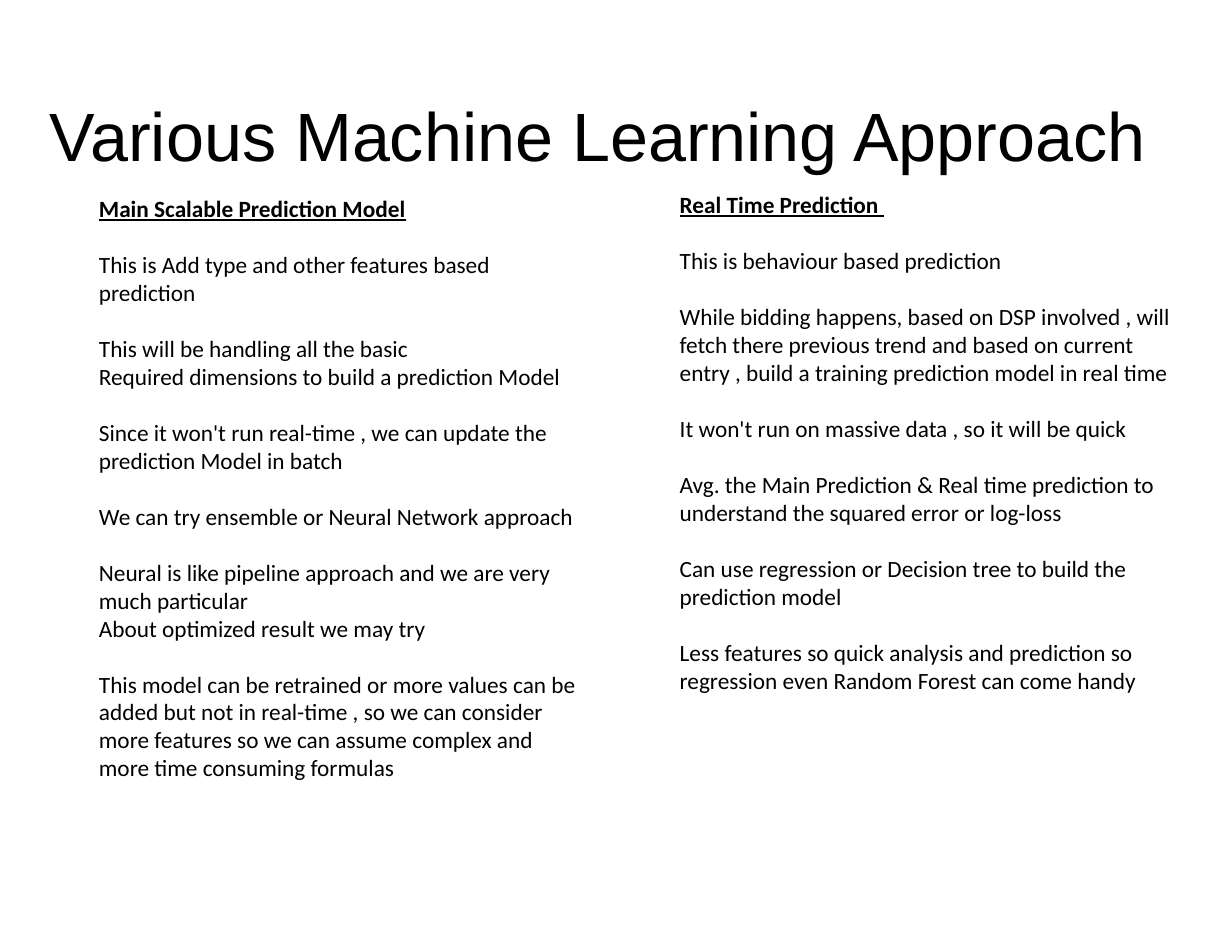
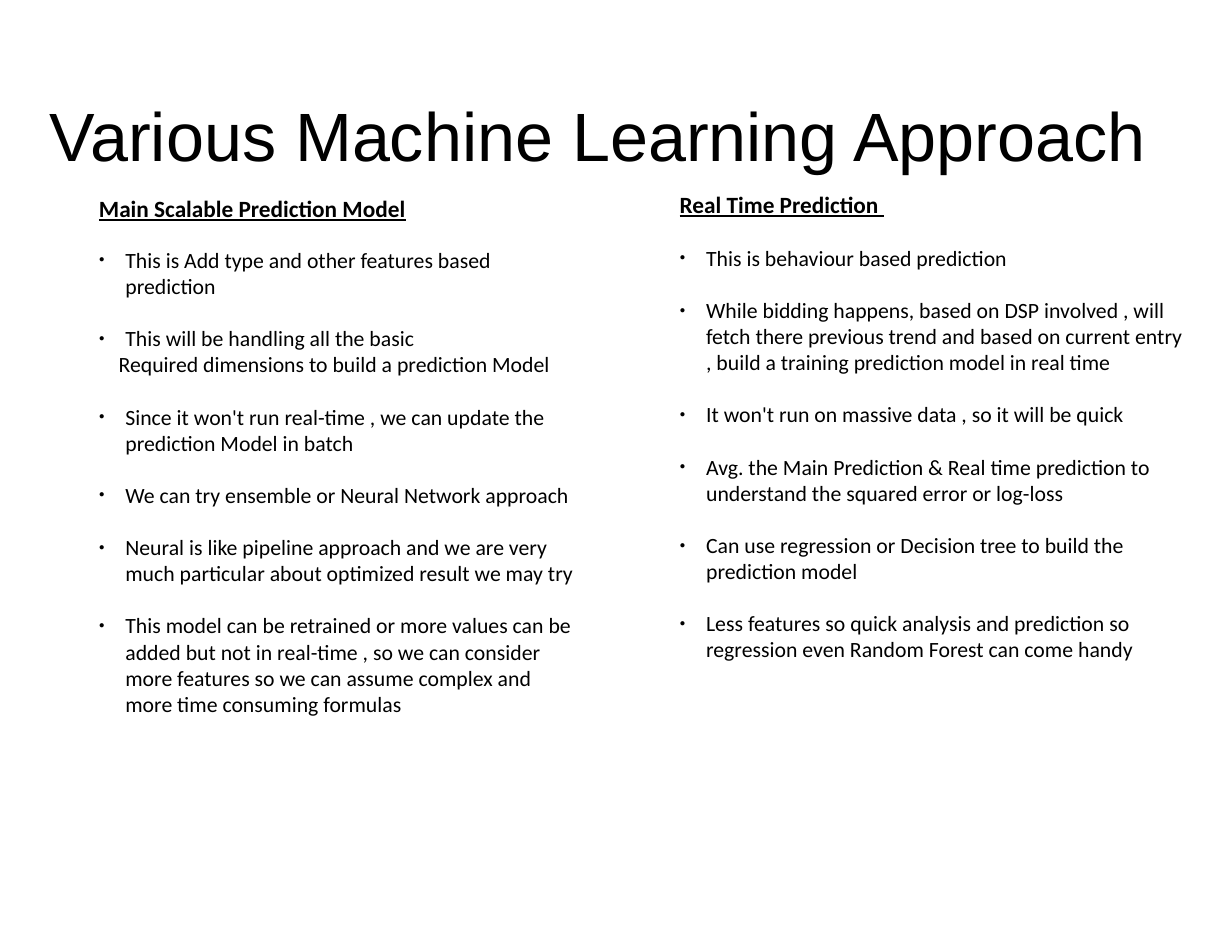
Before and after one commit to abhishek-ch/evolveML, a slide deck: slide 8 of data/smaato.odp (slide 4 before the commit). Drawn at 1232x925 pixels with LibreOffice and Linux fonts; fonts in the diff are those of the drawing. Boxes give left, top, right and bottom in pixels: in the first picture for what was removed or moved away, otherwise in the second. Text is boxed around its words. In the diff, an @@ line names an element or a change of style, - is before the commit and + after.

```diff
--- a/data/smaato.odp
+++ b/data/smaato.odp
@@ text at bbox=[119, 253, 571, 716]: size 15 to 14 pt in "This is Add type and other features ...", "This will be handling all the basic", "Required dimensions to build a prediction Model", "Since it won't run real-time , we ..." and 2 more places; bullet none to ● @@
@@ text at bbox=[706, 251, 1182, 661]: size 15 to 14 pt; bullet none to ● @@
@@ text at bbox=[125, 540, 573, 585]: text changed; size 15 to 14 pt @@
-Neural is like pipeline approach and we are very much particular
-About optimized result we may try
+● Neural is like pipeline approach and we are very much particular about optimized result we may try
```
Also in this commit, not shown: 5 other slides changed, 2 slides added.
